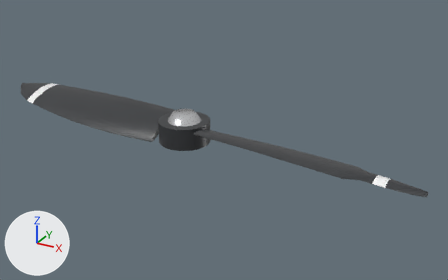
Two versions of the FBX model Assets/Models/Drones/SKYFOLD_F4_Prop_Damaged.fbx, one commit apart.
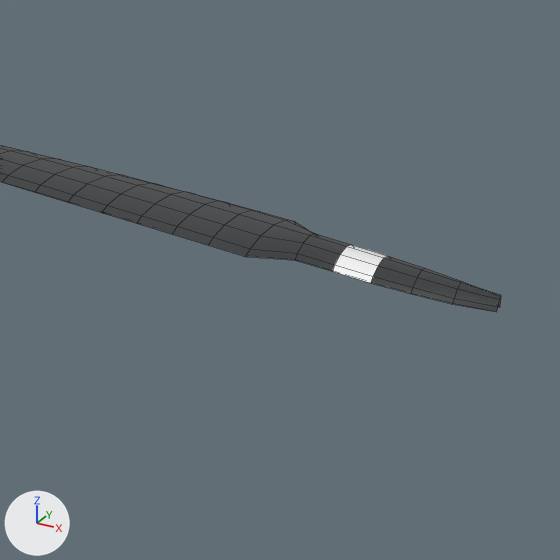
Each version is shown whole from a 50 mm lens placed at (0.082, -0.1275, 0.0664), pointed at (0.01, 0.0033, 0.0011), then close up on the part from 58% to 100% of the width and 33% to 100% of the height. Arrows for +X, +Y and +Z are at lower left; the lights stay in place. The first two pictures are the older version. The close-ups show mesh edges as thin lines.

Objects in the first close-up: 'Prop_Damaged'.
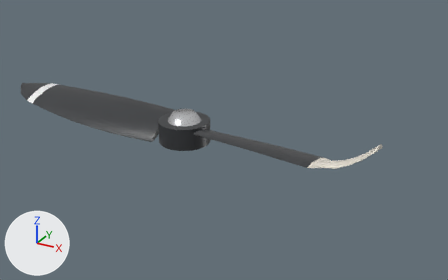
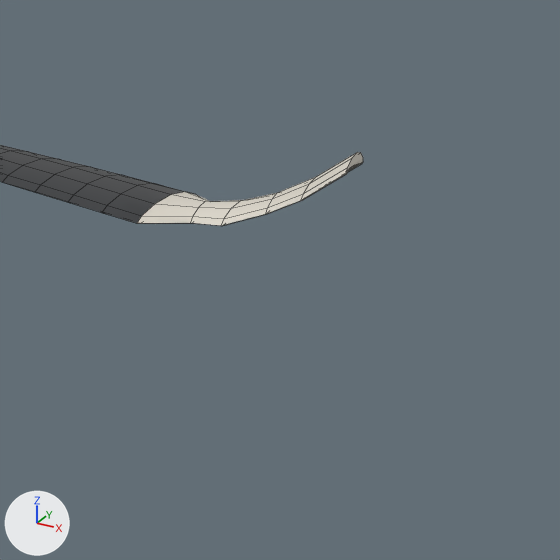
What differs and where, as boxes [x1, y1, x2, y2] in the close-ups (560 x 560 px):
'Prop_Damaged', reshaped: before [0, 145, 501, 312]; after [0, 145, 363, 226]
part 1 of me_prop_damaged, cut back: before [295, 234, 501, 312]; after [300, 152, 363, 201]
part 2 of me_prop_damaged, recoloured: before [137, 192, 315, 260]; after [137, 177, 315, 226]

Edits to the bpy script that builds the scene:
```text
Add mat_m_propeller_damage:
    mat_m_propeller_damage = principled_material('M_Propeller_Damage')
    mat_m_propeller_damage.base_color = (0.72, 0.68, 0.6)  # light grey #ddd7cb
    mat_m_propeller_damage.roughness = 0.85
Change me_prop_damaged:
    used by ob_prop_damaged; location = (0.0, 0.0, 0.0)
    remove me_prop_damaged.from_pydata(...)  # 616 vertices, 544 faces; spans x -0.064..0.064, y -0.0096..0.0101, z 0.0001..0.008
    add me_prop_damaged.from_pydata(...)  # 568 vertices, 496 faces; spans x -0.064..0.0525, y -0.0091..0.0101, z 0.0001..0.0117
    me_prop_damaged part 1
    60 vertices are removed from x 0.0525..0.064, y -0.0076..-0.0008, z 0.0023..0.0042
    61 faces are deleted
    7 vertices in x 0.0496, y -0.007..-0.0007, z 0.0023..0.0043 move by (0.0, 0.0, 0.0048)
    5 vertices in x 0.0496, y -0.0065..-0.0002, z 0.0023..0.0042 move by (0.0, 0.0, 0.0047)
    36 vertices move from x 0.041..0.0467, y -0.0096..0.0044, z 0.0012..0.005 to x 0.041..0.0467, y -0.0069..0.0013, z 0.0025..0.0069
    12 vertices are added at x 0.0525, y -0.0065..-0.0016, z 0.01..0.0117
    13 new faces join them, mat_m_propeller_damage (light grey #ddd7cb)
    me_prop_damaged part 2: 48 faces spanning x 0.0381..0.0496, y -0.0091..0.0048, z 0.0011..0.0091 switch from mat_m_propeller (dark grey #35373a) to mat_m_propeller_damage (light grey #ddd7cb)
```
